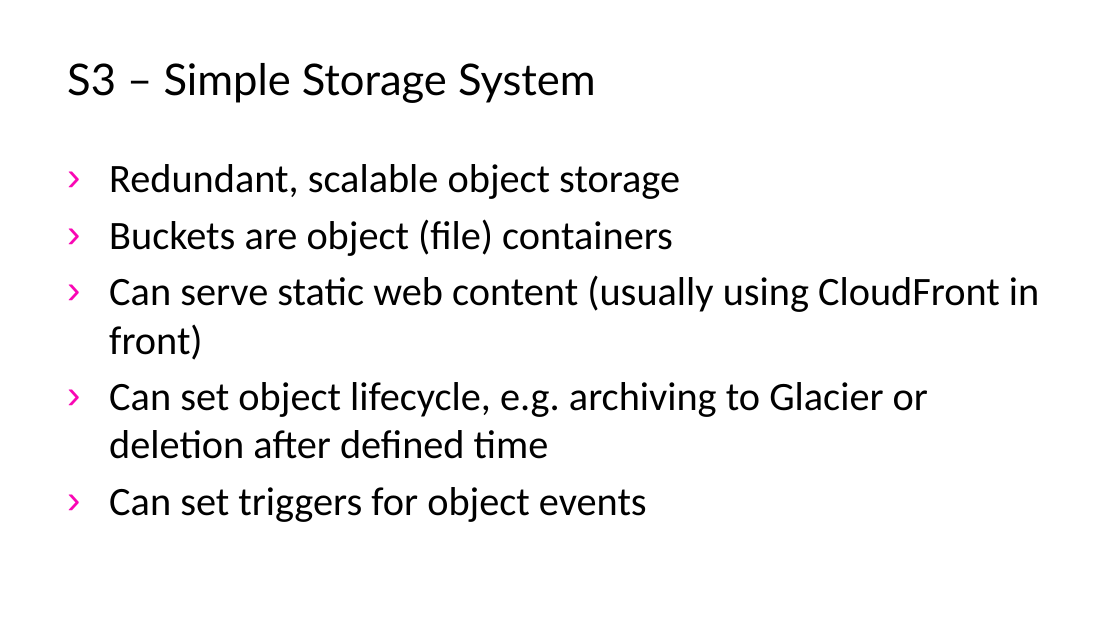
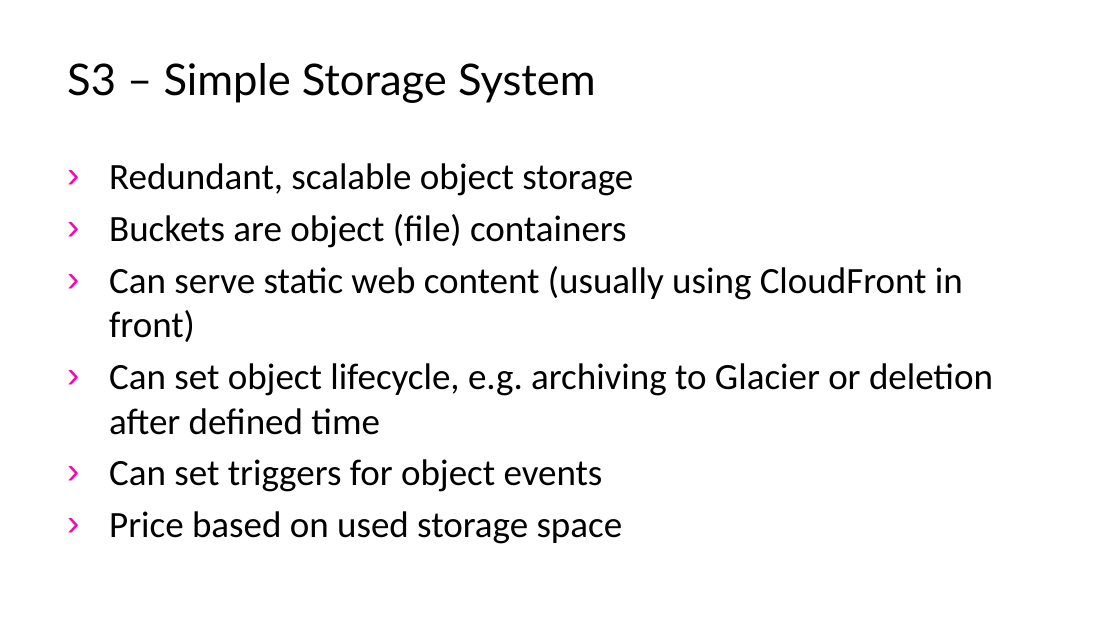
Before and after one commit to samion/aws-lambda, a slide deck: slide 8 of AWS-Lambda.pptx. Drawn at 1120x630 pixels with LibreOffice and Linux fonts; fonts in the diff are those of the drawing; background and template pictures are left out. Boxes give left, top, right and bottom in pixels: in the first picture for what was removed or moved away, otherwise in the second. Text is boxed around its words. In the diff, an @@ line names an element or a change of style, - is before the commit and + after.

```diff
--- a/AWS-Lambda.pptx
+++ b/AWS-Lambda.pptx
@@ text at [109,163,993,492]: size 25.9 to 23.8 pt in "Redundant, scalable object storage", "Buckets are object (file) containers", "Can serve static web content (usually using ...", "Can set object lifecycle, e.g. archiving to ..." and 1 more places @@
@@ text at [109,511,623,544]: paragraph added @@
+› Price based on used storage space
```
Also in this commit, not shown: 6 other slides changed, 6 slides added.
